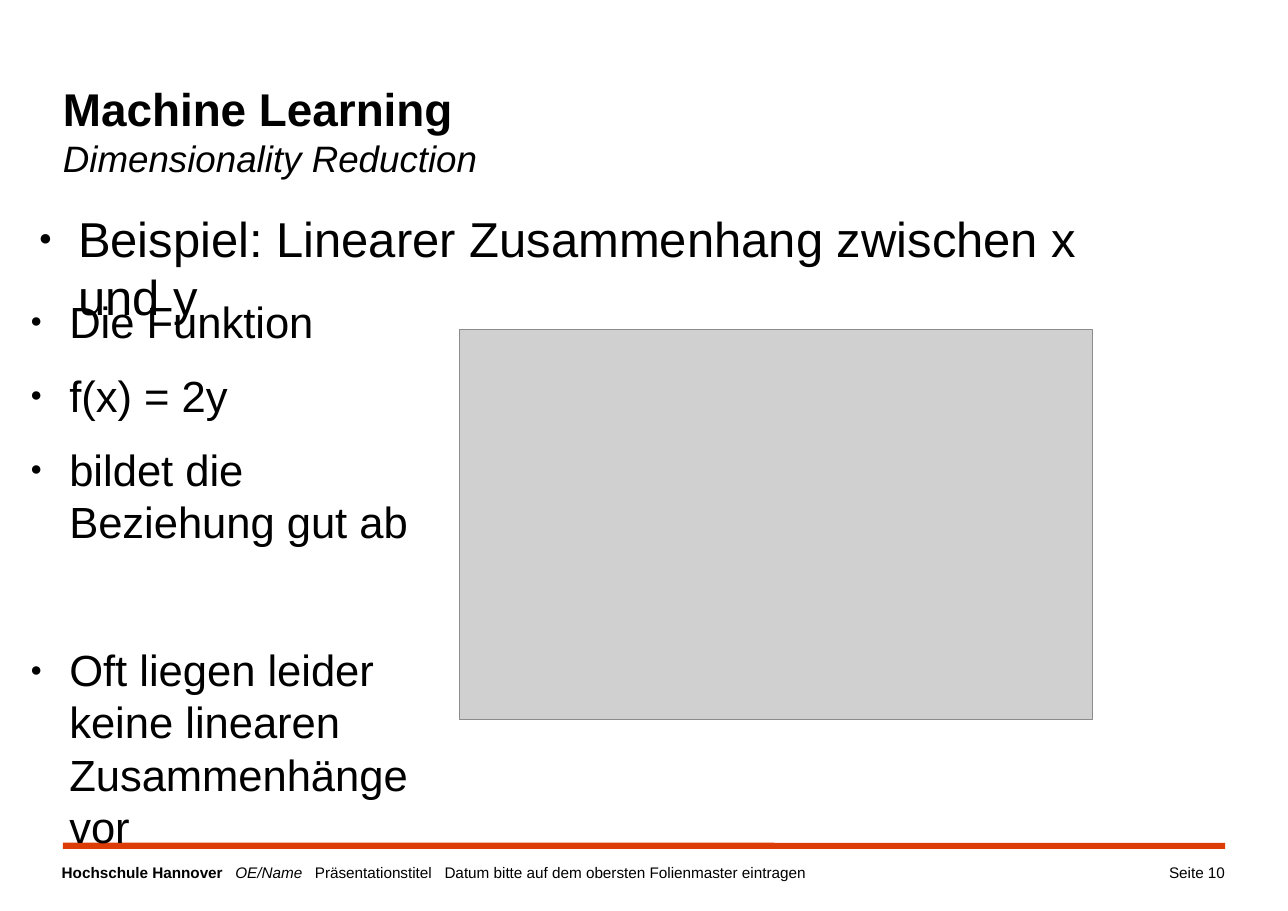
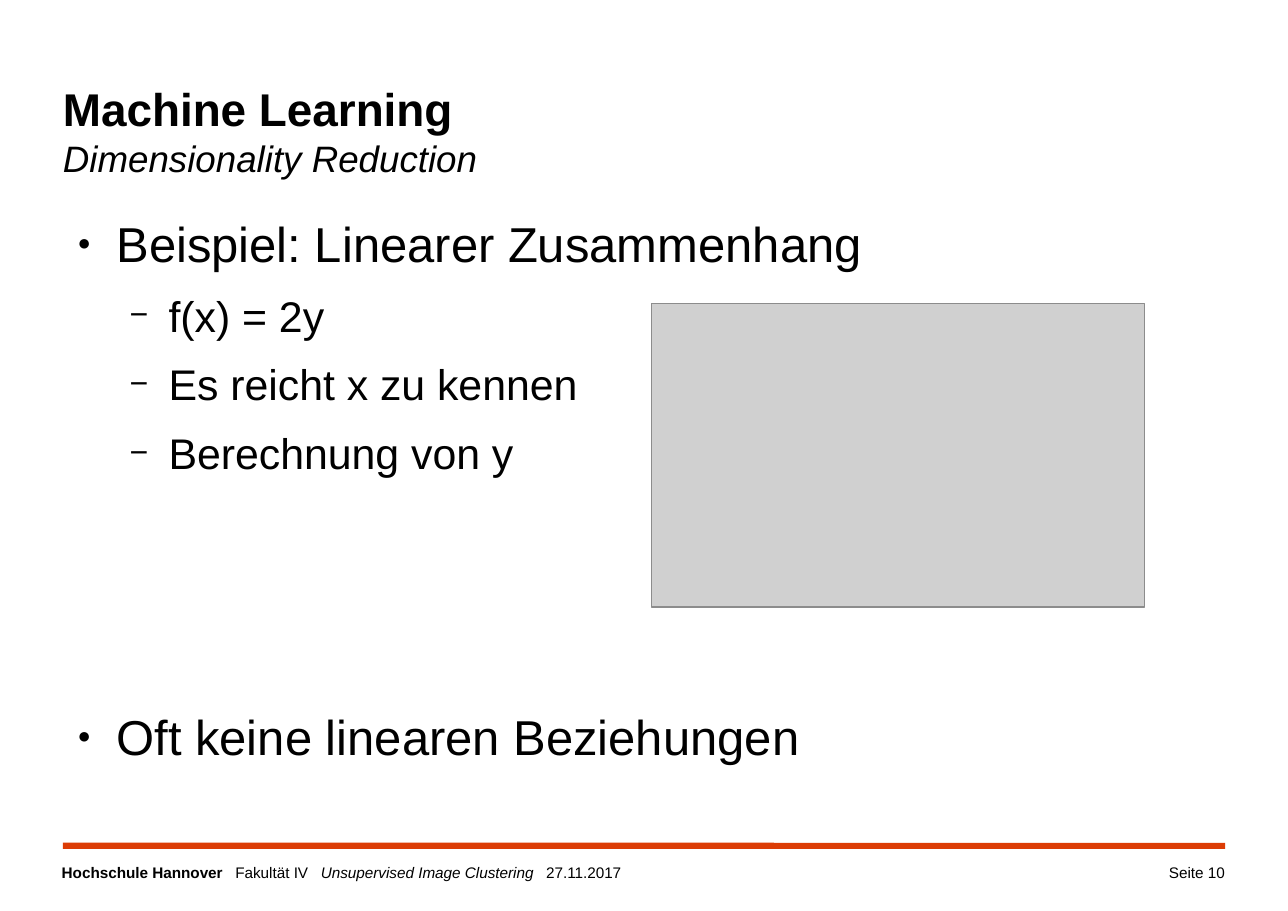
Before and after one commit to a-cl/ma-thesis, a slide deck: slide 10 of kolloquim.pptx. Drawn at 1288x911 pixels with LibreOffice and Linux fonts; fonts in the diff are those of the drawing; grey boxes stand for pictures; background and template pictures are left out. Boxes give left, top, right and bottom in pixels: in the first picture for what was removed or moved away, otherwise in the second. Text is boxed around its words. In the diff, an @@ line names an element or a change of style, - is before the commit and + after.

```diff
--- a/kolloquim.pptx
+++ b/kolloquim.pptx
@@ text removed at [78, 221, 1076, 326] @@
-● Beispiel: Linearer Zusammenhang zwischen x und y
@@ text added at [117, 226, 862, 765], 32 pt, text #000000 @@
+● Beispiel: Linearer Zusammenhang
+  − f(x) = 2y
+  − Es reicht x zu kennen
+  − Berechnung von y
+● Oft keine linearen Beziehungen
@@ text removed at [69, 303, 407, 800] @@
-● Die Funktion
-● f(x) = 2y
-● bildet die Beziehung gut ab
-● Oft liegen leider keine linearen Zusammenhänge vor
@@ picture: place and size @@
-picture at [459, 329, 1093, 719]
+picture at [651, 304, 1145, 608]
@@ text at [62, 867, 621, 882]: text changed @@
-Hochschule Hannover OE/Name Präsentationstitel Datum bitte auf dem obersten Folienmaster eintragen
+Hochschule Hannover Fakultät IV Unsupervised Image Clustering 27.11.2017
```
Also in this commit, not shown: 21 other slides changed, 4 slides added, 3 slides removed.
